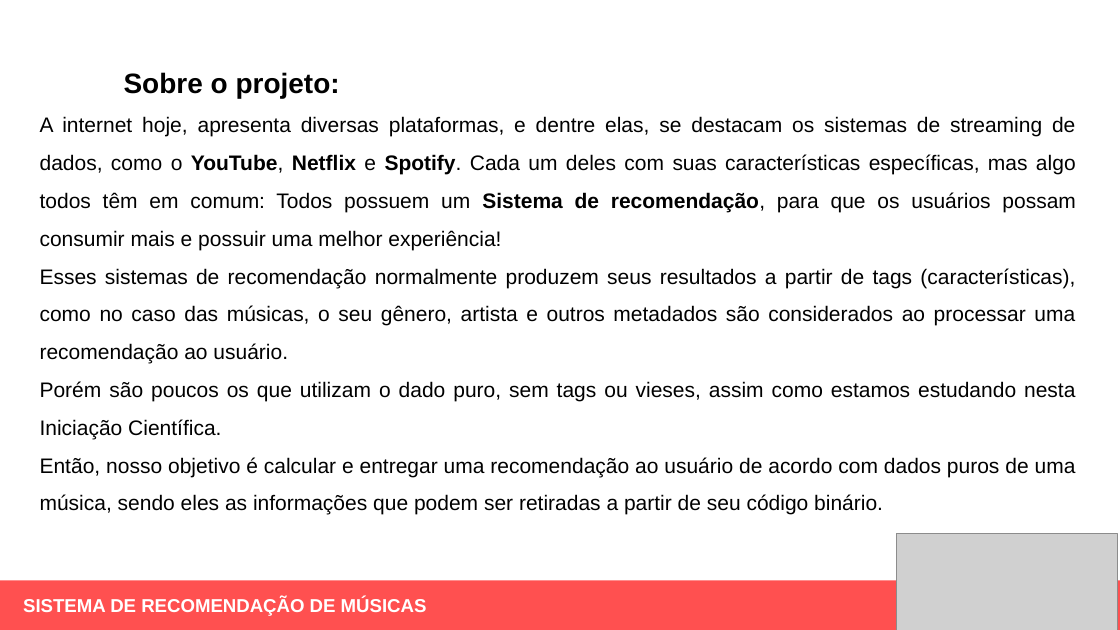
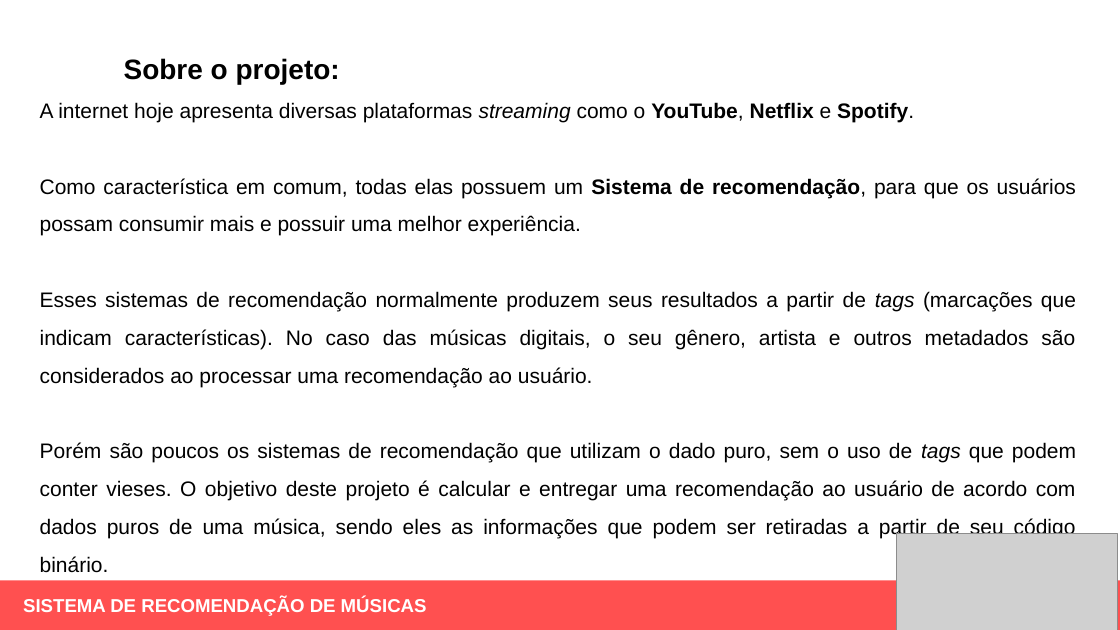
Before and after one commit to ItanuRomero/ICMusicBinary, a slide deck: slide 2 of 4aMostraEPE/MostraDigitalEPE_modelo-Pesquisa.pptx. Drawn at 1120x630 pixels with LibreOffice and Linux fonts; fonts in the diff are those of the drawing; grey boxes stand for pictures. Boxes give left, top, right and bottom in pixels: in the first picture for what was removed or moved away, otherwise in the second. Text is boxed around its words. In the diff, an @@ line names an element or a change of style, - is before the commit and + after.

```diff
--- a/4aMostraEPE/MostraDigitalEPE_modelo-Pesquisa.pptx
+++ b/4aMostraEPE/MostraDigitalEPE_modelo-Pesquisa.pptx
@@ text "Sobre o projeto:": place and size @@
-text "Sobre o projeto:" at <box>40,72,1076,515</box>
+text "Sobre o projeto:" at <box>40,58,1076,573</box>
@@ text at <box>40,102,1076,573</box>: text changed @@
-A internet hoje, apresenta diversas plataformas, e dentre elas, se destacam os sistemas de streaming de dados, como o YouTube, Netflix e Spotify. Cada um deles com suas características específicas, mas algo todos têm em comum: Todos possuem um Sistema de recomendação, para que os usuários possam consumir mais e possuir uma melhor experiência!
-Esses sistemas de recomendação normalmente produzem seus resultados a partir de tags (características), como no caso das músicas, o seu gênero, artista e outros metadados são considerados ao processar uma recomendação ao usuário.
-Porém são poucos os que utilizam o dado puro, sem tags ou vieses, assim como estamos estudando nesta Iniciação Científica.
-Então, nosso objetivo é calcular e entregar uma recomendação ao usuário de acordo com dados puros de uma música, sendo eles as informações que podem ser retiradas a partir de seu código binário.
+A internet hoje apresenta diversas plataformas streaming como o YouTube, Netflix e Spotify.
+Como característica em comum, todas elas possuem um Sistema de recomendação, para que os usuários possam consumir mais e possuir uma melhor experiência.
+Esses sistemas de recomendação normalmente produzem seus resultados a partir de tags (marcações que indicam características). No caso das músicas digitais, o seu gênero, artista e outros metadados são considerados ao processar uma recomendação ao usuário.
+Porém são poucos os sistemas de recomendação que utilizam o dado puro, sem o uso de tags que podem conter vieses. O objetivo deste projeto é calcular e entregar uma recomendação ao usuário de acordo com dados puros de uma música, sendo eles as informações que podem ser retiradas a partir de seu código binário.
```
Also in this commit, not shown: 6 other slides changed.
